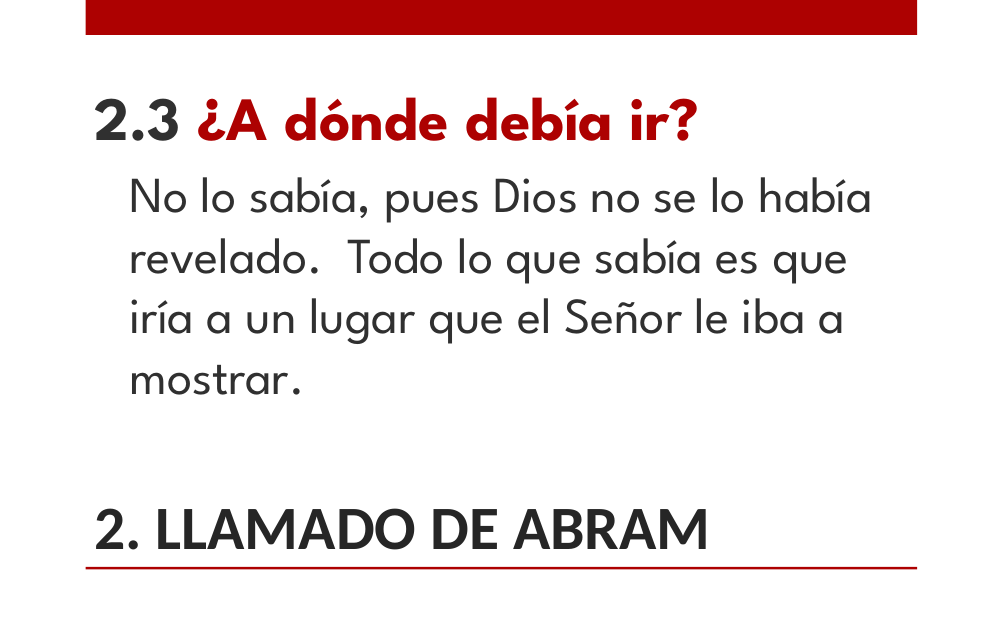
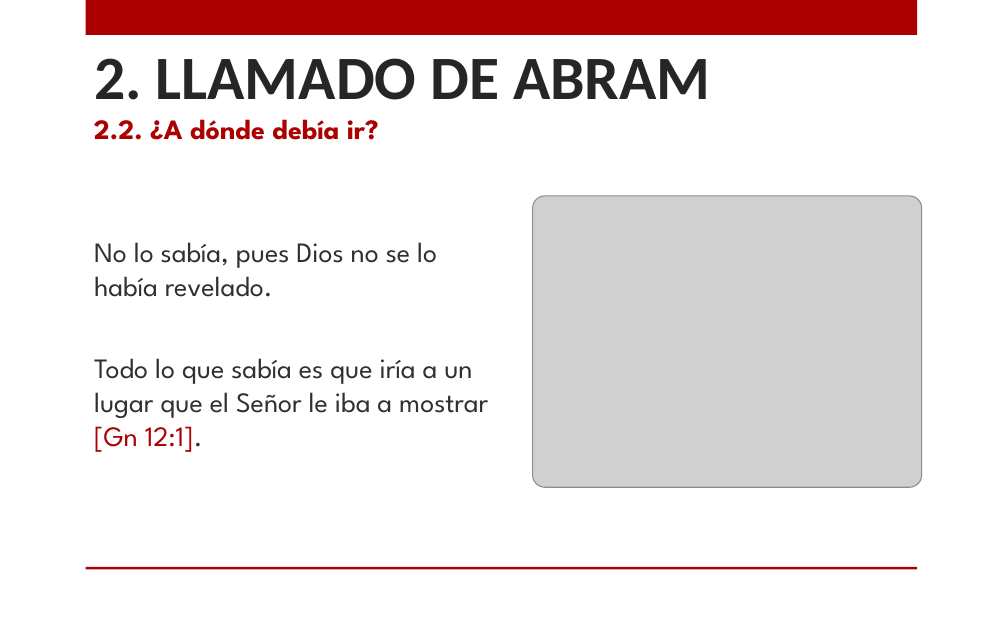
Before and after one commit to CreyTuning/documents, a slide deck: slide 5 of slideshow/Estudios Biblicos/3.-Genesis_1.pptx (slide 6 before the commit). Drawn at 1008x630 pixels with LibreOffice and Linux fonts; fonts in the diff are those of the drawing; grey boxes stand for pictures; background and template pictures are left out. Boxes give left, top, right and bottom in pixels: in the first picture for what was removed or moved away, otherwise in the second. Text is boxed around its words. In the diff, an @@ line names an element or a change of style, - is before the commit and + after.

```diff
--- a/slideshow/Estudios Biblicos/3.-Genesis_1.pptx
+++ b/slideshow/Estudios Biblicos/3.-Genesis_1.pptx
@@ title "2. LLAMADO DE ABRAM": place and size @@
-title "2. LLAMADO DE ABRAM" at [94, 508, 711, 550]
+title "2. LLAMADO DE ABRAM" at [94, 58, 711, 100]
@@ title "2. LLAMADO DE ABRAM" at [94, 58, 711, 100]: vertical alignment bottom to middle @@
@@ text added at [94, 119, 379, 140], 20 pt, text #AD0101, bold @@
+2.2. ¿A dónde debía ir?
@@ picture added at [532, 196, 921, 487] @@
@@ text at [94, 242, 488, 452]: text changed; size 36 to 20 pt @@
-2.3 ¿A dónde debía ir?
-  No lo sabía, pues Dios no se lo había revelado. Todo lo que sabía es que iría a un lugar que el Señor le iba a mostrar.
+No lo sabía, pues Dios no se lo había revelado.
+Todo lo que sabía es que iría a un lugar que el Señor le iba a mostrar [Gn 12:1].
```
Also in this commit, not shown: 12 other slides changed.
